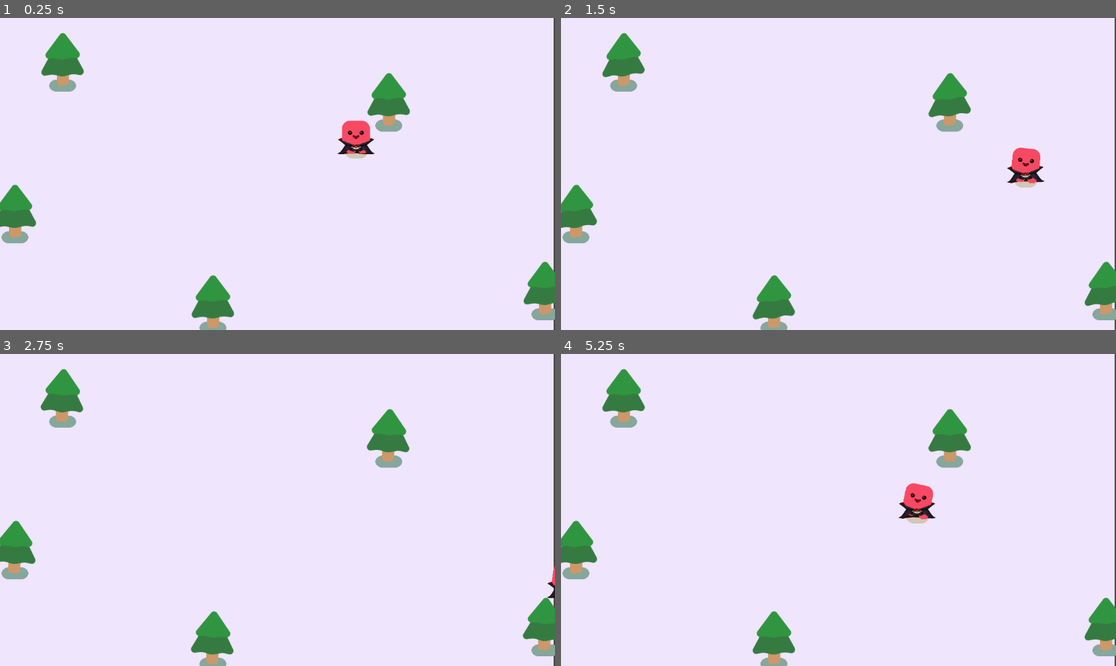
Above: before the commit, frames 1-4 (two rows, left to right).
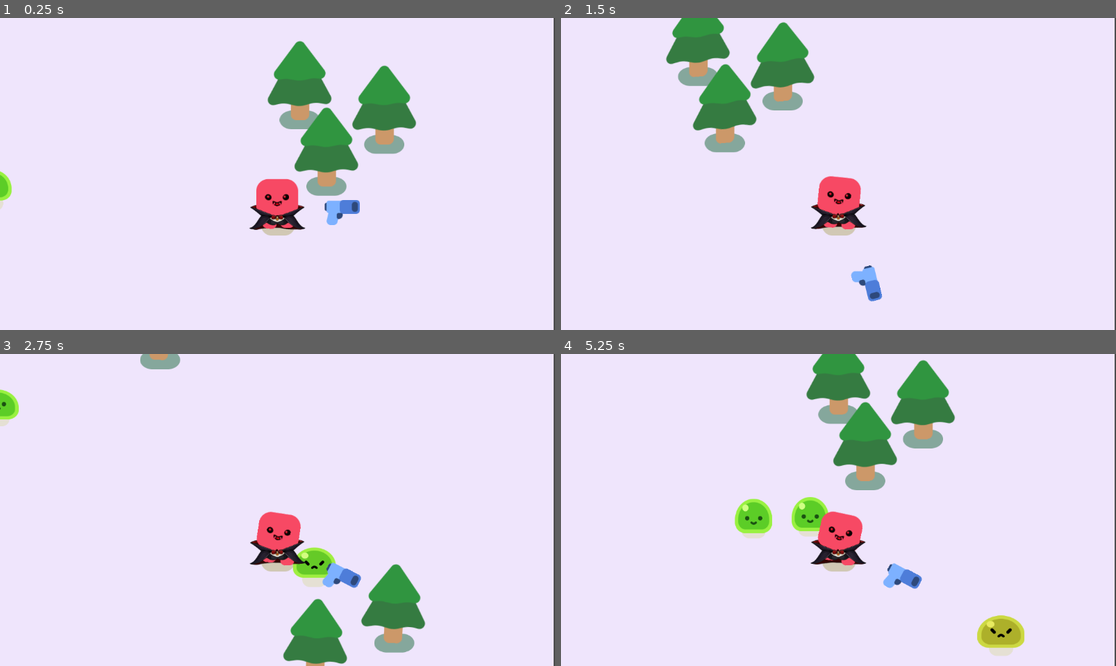
Above: after the commit, the same moments.

Repository: abhishekkr/godot-samples
Game: Godot game, scene res://world/levels/level_01.tscn
Two runs of this game, one before a commit and one after it. Both use one fixed random seed, a clock stepped at 60 frames per second and the inputs below.
Inputs:
- Up to frame 1 (0.25 s): no input
- Up to frame 2 (1.5 s): hold D (move_right) 0.53-1.28 s; hold Space (shoot, bound only after the commit) 0.53-1.28 s; hold S (move_down) from 1.28 s (still down); tap Space (shoot, bound only after the commit) at 1.35 s
- Up to frame 3 (2.75 s): release S (move_down) at 2.03 s; hold D (move_right) from 2.03 s (still down); hold Space (shoot, bound only after the commit) from 2.03 s (still down)
- Up to frame 4 (5.25 s): release D (move_right) at 2.78 s; release Space (shoot, bound only after the commit) at 2.78 s; hold W (move_up) 2.78-3.53 s; tap Space (shoot, bound only after the commit) at 2.85, 4.35 s; hold Space (shoot, bound only after the commit) 3.53-4.28 s; hold A (move_left) 3.53-5.03 s; hold S (move_down) from 5.03 s (still down); hold Space (shoot, bound only after the commit) from 5.03 s (still down)

The runs differ from the first frame. In frame 1, 11% of the frame differs, in the area x 0-100%, y 4-100%; in frame 2, 12%; in frame 3, 11%; in frame 4, 14%, in the area x 0-100%, y 0-100%.

Commit message:
[gdquest-2d-vampire-survival] gun shooting enemies with bullets and enemy health and animations
Signed-off-by: AbhishekKr <abhikumar163@gmail.com>

Diff:
--- a/gdquest-vampire2d/project.godot
+++ b/gdquest-vampire2d/project.godot
@@ -42,8 +42,18 @@
 }
 shoot={
 "deadzone": 0.2,
-"events": []
+"events": [Object(InputEventKey,"resource_local_to_scene":false,"resource_name":"","device":-1,"window_id":0,"alt_pressed":false,"shift_pressed":false,"ctrl_pressed":false,"meta_pressed":false,"pressed":false,"keycode":0,"physical_keycode":32,"key_label":0,"unicode":32,"location":0,"echo":false,"script":null)
+, Object(InputEventMouseButton,"resource_local_to_scene":false,"resource_name":"","device":-1,"window_id":0,"alt_pressed":false,"shift_pressed":false,"ctrl_pressed":false,"meta_pressed":false,"button_mask":0,"position":Vector2(0, 0),"global_position":Vector2(0, 0),"factor":1.0,"button_index":1,"canceled":false,"pressed":false,"double_click":false,"script":null)
+]
 }
+
+[layer_names]
+
+2d_physics/layer_1="WORLD"
+2d_physics/layer_2="THINGS"
+2d_physics/layer_3="PLAYER"
+2d_physics/layer_4="ENEMY"
+2d_physics/layer_5="BULLET"
 
 [physics]
 
--- /dev/null
+++ b/gdquest-vampire2d/world/characters/enemy.gd
@@ -0,0 +1,42 @@
+extends CharacterBody2D
+
+@export var SPEED: float = 100.0
+
+@onready var player = get_node_or_null("/root/Level01/YSortEnabled/Player")
+@onready var slime = $Slime
+@onready var death_timer = $Timer
+
+var direction: Vector2
+var is_enemy_hurt: bool = false
+var is_enemy_dead: bool = false
+var hearts: int = 3
+
+
+func _ready() -> void:
+	slime.play_walk()
+
+
+func _physics_process(_delta: float) -> void:
+	if player == null or is_enemy_dead or is_enemy_hurt:
+		return
+	direction = global_position.direction_to(player.global_position)
+	velocity = direction * SPEED
+	move_and_slide()
+
+
+func got_hit() -> void:
+	is_enemy_hurt = true
+	if hearts < 1:
+		is_enemy_dead = true
+	else:
+		hearts -= 1
+	slime.play_hurt()
+	death_timer.start()
+
+
+func _on_timer_timeout() -> void:
+	if is_enemy_dead:
+		queue_free()
+	else:
+		is_enemy_hurt = false
+		slime.play_walk()
--- a/gdquest-vampire2d/world/characters/enemy.tscn
+++ b/gdquest-vampire2d/world/characters/enemy.tscn
@@ -1,11 +1,15 @@
 [gd_scene format=3 uid="uid://w1pq1sk4i2b7"]
 
+[ext_resource type="Script" uid="uid://b5fx8uy8ejr6t" path="res://world/characters/enemy.gd" id="1_e8x5d"]
 [ext_resource type="PackedScene" uid="uid://ogik4s70pgwl" path="res://world/characters/slime/slime.tscn" id="1_wa0eo"]
 
 [sub_resource type="CircleShape2D" id="CircleShape2D_nhupr"]
 radius = 56.008926
 
 [node name="Enemy" type="CharacterBody2D" unique_id=1666772872]
+collision_layer = 8
+collision_mask = 7
+script = ExtResource("1_e8x5d")
 metadata/_edit_group_ = true
 
 [node name="Slime" parent="." unique_id=2008890567 instance=ExtResource("1_wa0eo")]
@@ -13,3 +17,7 @@
 [node name="CollisionShape2D" type="CollisionShape2D" parent="." unique_id=830304265]
 position = Vector2(1, -28)
 shape = SubResource("CircleShape2D_nhupr")
+
+[node name="Timer" type="Timer" parent="." unique_id=836722152]
+
+[connection signal="timeout" from="Timer" to="." method="_on_timer_timeout"]
--- a/gdquest-vampire2d/world/characters/player.gd
+++ b/gdquest-vampire2d/world/characters/player.gd
@@ -8,7 +8,7 @@
 	player_body.play_idle_animation()
 
 
-func _physics_process(delta: float) -> void:
+func _physics_process(_delta: float) -> void:
 	var direction := Input.get_vector("move_left", "move_right", "move_up", "move_down")
 	if direction:
 		velocity = direction * SPEED
--- a/gdquest-vampire2d/world/characters/player.tscn
+++ b/gdquest-vampire2d/world/characters/player.tscn
@@ -2,13 +2,15 @@
 
 [ext_resource type="Script" uid="uid://bq1qsgtgkdhcr" path="res://world/characters/player.gd" id="1_3eadt"]
 [ext_resource type="PackedScene" uid="uid://bg0x323xq7wr8" path="res://world/characters/happy_boo/happy_boo.tscn" id="1_dnjla"]
+[ext_resource type="PackedScene" uid="uid://xdh1q6t6t8gs" path="res://world/things/weapon.tscn" id="3_oy1nb"]
 
 [sub_resource type="RectangleShape2D" id="RectangleShape2D_3eadt"]
 size = Vector2(68, 22)
 
 [node name="Player" type="CharacterBody2D" unique_id=1330950280]
+collision_layer = 4
+collision_mask = 11
 script = ExtResource("1_3eadt")
-metadata/_edit_group_ = true
 
 [node name="HappyBoo" parent="." unique_id=1091727253 instance=ExtResource("1_dnjla")]
 unique_name_in_owner = true
@@ -16,3 +18,9 @@
 [node name="CollisionShape2D" type="CollisionShape2D" parent="." unique_id=1741490339]
 position = Vector2(0, -5)
 shape = SubResource("RectangleShape2D_3eadt")
+
+[node name="Camera2D" type="Camera2D" parent="." unique_id=1319208773]
+position = Vector2(-1, -101)
+zoom = Vector2(1.5, 1.5)
+
+[node name="Weapon" parent="." unique_id=923757073 instance=ExtResource("3_oy1nb")]
--- a/gdquest-vampire2d/world/characters/slime/slime.tscn
+++ b/gdquest-vampire2d/world/characters/slime/slime.tscn
@@ -73,6 +73,7 @@
 [sub_resource type="Animation" id="Animation_lu163"]
 resource_name = "hurt"
 length = 0.2
+loop_mode = 1
 tracks/0/type = "value"
 tracks/0/imported = false
 tracks/0/enabled = true
--- a/gdquest-vampire2d/world/levels/level_01.tscn
+++ b/gdquest-vampire2d/world/levels/level_01.tscn
@@ -1,12 +1,16 @@
 [gd_scene format=3 uid="uid://b54vqvila2xo5"]
 
 [ext_resource type="PackedScene" uid="uid://cknnvipy6b700" path="res://world/characters/player.tscn" id="1_u1r6w"]
-[ext_resource type="PackedScene" uid="uid://bvig63vsqkh8i" path="res://world/tree.tscn" id="2_kknfh"]
+[ext_resource type="PackedScene" uid="uid://bvig63vsqkh8i" path="res://world/things/tree.tscn" id="2_kknfh"]
+[ext_resource type="PackedScene" uid="uid://w1pq1sk4i2b7" path="res://world/characters/enemy.tscn" id="3_g1vex"]
 
 [node name="Level01" type="Node2D" unique_id=885971997]
 
-[node name="ColorRect" type="ColorRect" parent="." unique_id=65930781]
-z_index = -5
+[node name="BGLayer" type="CanvasLayer" parent="." unique_id=1424685385]
+layer = -10
+
+[node name="ColorRect" type="ColorRect" parent="BGLayer" unique_id=65930781]
+z_index = -100
 offset_right = 1149.0
 offset_bottom = 648.0
 color = Color(0.9384257, 0.89793384, 0.98654443, 1)
@@ -21,22 +25,64 @@
 [node name="TREES" type="Node2D" parent="YSortEnabled" unique_id=740677150]
 y_sort_enabled = true
 
-[node name="Tree" parent="YSortEnabled/TREES" unique_id=1605381444 instance=ExtResource("2_kknfh")]
+[node name="Tree-TL1" parent="YSortEnabled/TREES" unique_id=1605381444 instance=ExtResource("2_kknfh")]
 position = Vector2(130, 121)
 scale = Vector2(0.75, 0.75)
 
-[node name="Tree2" parent="YSortEnabled/TREES" unique_id=1594815567 instance=ExtResource("2_kknfh")]
+[node name="Tree-TL2" parent="YSortEnabled/TREES" unique_id=369443775 instance=ExtResource("2_kknfh")]
+position = Vector2(75, 50.000008)
+scale = Vector2(0.75, 0.75)
+
+[node name="Tree-TL3" parent="YSortEnabled/TREES" unique_id=1289887260 instance=ExtResource("2_kknfh")]
+position = Vector2(34, 145)
+scale = Vector2(0.75, 0.75)
+
+[node name="Tree-BR1" parent="YSortEnabled/TREES" unique_id=1594815567 instance=ExtResource("2_kknfh")]
 position = Vector2(1131, 596)
 scale = Vector2(0.75, 0.75)
 
-[node name="Tree3" parent="YSortEnabled/TREES" unique_id=2030883401 instance=ExtResource("2_kknfh")]
+[node name="Tree-BR2" parent="YSortEnabled/TREES" unique_id=1633870308 instance=ExtResource("2_kknfh")]
+position = Vector2(1023, 644)
+scale = Vector2(0.75, 0.75)
+
+[node name="Tree-TR1" parent="YSortEnabled/TREES" unique_id=2030883401 instance=ExtResource("2_kknfh")]
 position = Vector2(807, 204)
 scale = Vector2(0.75, 0.75)
 
-[node name="Tree4" parent="YSortEnabled/TREES" unique_id=831091936 instance=ExtResource("2_kknfh")]
+[node name="Tree-TR2" parent="YSortEnabled/TREES" unique_id=1816960495 instance=ExtResource("2_kknfh")]
+position = Vector2(887.00006, 146)
+scale = Vector2(0.75, 0.75)
+
+[node name="Tree-TR3" parent="YSortEnabled/TREES" unique_id=2080896154 instance=ExtResource("2_kknfh")]
+position = Vector2(770.00006, 112)
+scale = Vector2(0.75, 0.75)
+
+[node name="Tree-ML1" parent="YSortEnabled/TREES" unique_id=831091936 instance=ExtResource("2_kknfh")]
 position = Vector2(31, 436)
 scale = Vector2(0.75, 0.75)
 
-[node name="Tree5" parent="YSortEnabled/TREES" unique_id=473094058 instance=ExtResource("2_kknfh")]
+[node name="Tree-ML2" parent="YSortEnabled/TREES" unique_id=1686577869 instance=ExtResource("2_kknfh")]
+position = Vector2(12.000002, 306.00003)
+scale = Vector2(0.75, 0.75)
+
+[node name="Tree-BM1" parent="YSortEnabled/TREES" unique_id=473094058 instance=ExtResource("2_kknfh")]
 position = Vector2(442, 624)
 scale = Vector2(0.75, 0.75)
+
+[node name="Tree-BM2" parent="YSortEnabled/TREES" unique_id=1188755367 instance=ExtResource("2_kknfh")]
+position = Vector2(361.00003, 659)
+scale = Vector2(0.75, 0.75)
+
+[node name="Mobs" type="Node2D" parent="YSortEnabled" unique_id=1523013663]
+
+[node name="Enemy" parent="YSortEnabled/Mobs" unique_id=1666772872 instance=ExtResource("3_g1vex")]
+position = Vector2(318, 245)
+scale = Vector2(0.5, 0.5)
+
+[node name="Enemy2" parent="YSortEnabled/Mobs" unique_id=2139287184 instance=ExtResource("3_g1vex")]
+position = Vector2(137, 244)
+scale = Vector2(0.5, 0.5)
+
+[node name="Enemy3" parent="YSortEnabled/Mobs" unique_id=1228058912 instance=ExtResource("3_g1vex")]
+position = Vector2(1089, 661)
+scale = Vector2(0.5, 0.5)
--- /dev/null
+++ b/gdquest-vampire2d/world/things/bullet_projectile.gd
@@ -0,0 +1,21 @@
+extends Area2D
+
+@onready var direction = Vector2.RIGHT.rotated(rotation)
+
+const SPEED: float = 1000
+const MAX_DISTANCE: float = 600
+
+var travelled_distance: float = 0.0
+
+func _physics_process(delta: float) -> void:
+	var new_distance = SPEED * delta
+	position += direction * new_distance
+	travelled_distance += new_distance
+	if travelled_distance > MAX_DISTANCE:
+		queue_free()
+
+
+func _on_body_entered(body: Node2D) -> void:
+	if body.has_method("got_hit"):
+		body.got_hit()
+	queue_free()
--- /dev/null
+++ b/gdquest-vampire2d/world/things/bullet_projectile.tscn
@@ -0,0 +1,23 @@
+[gd_scene format=3 uid="uid://cnvleltbcev05"]
+
+[ext_resource type="Texture2D" uid="uid://cyxmfrd5wlftc" path="res://assets/pistol/projectile.png" id="1_qog7o"]
+[ext_resource type="Script" uid="uid://ckylcuujfn46v" path="res://world/things/bullet_projectile.gd" id="1_snrlg"]
+
+[sub_resource type="CircleShape2D" id="CircleShape2D_snrlg"]
+radius = 15.033297
+
+[node name="BulletProjectile" type="Area2D" unique_id=895983982]
+top_level = true
+collision_layer = 16
+collision_mask = 10
+script = ExtResource("1_snrlg")
+
+[node name="Projectile" type="Sprite2D" parent="." unique_id=1936148827]
+position = Vector2(-11, -1)
+texture = ExtResource("1_qog7o")
+
+[node name="CollisionShape2D" type="CollisionShape2D" parent="." unique_id=712100251]
+shape = SubResource("CircleShape2D_snrlg")
+debug_color = Color(0.59156907, 0.43304002, 0.86481684, 0.41960785)
+
+[connection signal="body_entered" from="." to="." method="_on_body_entered"]
--- a/gdquest-vampire2d/world/tree.tscn
+++ b/gdquest-vampire2d/world/things/tree.tscn
@@ -69,6 +69,8 @@
 size = Vector2(32, 26)
 
 [node name="Tree" type="StaticBody2D" unique_id=1605381444]
+collision_layer = 3
+collision_mask = 15
 
 [node name="GroundShadow" type="Sprite2D" parent="." unique_id=1310448989]
 modulate = Color(0.5226205, 0.65361786, 0.61307424, 1)
--- /dev/null
+++ b/gdquest-vampire2d/world/things/weapon.gd
@@ -0,0 +1,23 @@
+extends Area2D
+
+
+@onready var bullet = preload("res://world/things/bullet_projectile.tscn")
+@onready var barrel_marker = %BarrelMarker
+
+func _physics_process(_delta: float) -> void:
+	var bodies_in_range = get_overlapping_bodies()
+	if bodies_in_range.size() > 0:
+		var first_body = bodies_in_range.front()
+		look_at(first_body.global_position)
+
+
+func _input(event: InputEvent) -> void:
+	if event.is_action_pressed("shoot"):
+		shoot()
+
+
+func shoot() -> void:
+	var new_bullet = bullet.instantiate()
+	new_bullet.global_position = barrel_marker.global_position
+	new_bullet.global_rotation = barrel_marker.global_rotation
+	add_child(new_bullet)
--- /dev/null
+++ b/gdquest-vampire2d/world/things/weapon.tscn
@@ -0,0 +1,26 @@
+[gd_scene format=3 uid="uid://xdh1q6t6t8gs"]
+
+[ext_resource type="Texture2D" uid="uid://bbpev0s2lfguy" path="res://assets/pistol/pistol.png" id="1_2xaku"]
+[ext_resource type="Script" uid="uid://dvlk42kqj8f0n" path="res://world/things/weapon.gd" id="1_cwh3m"]
+
+[sub_resource type="CircleShape2D" id="CircleShape2D_cwh3m"]
+radius = 458.0011
+
+[node name="Weapon" type="Area2D" unique_id=923757073]
+collision_layer = 4
+collision_mask = 8
+script = ExtResource("1_cwh3m")
+
+[node name="CollisionShape2D" type="CollisionShape2D" parent="." unique_id=634279022]
+shape = SubResource("CircleShape2D_cwh3m")
+debug_color = Color(0.8578223, 0.26643607, 0.6341003, 0.41960785)
+
+[node name="WeaponPivot" type="Marker2D" parent="." unique_id=1799455010]
+
+[node name="Pistol" type="Sprite2D" parent="WeaponPivot" unique_id=277313827]
+position = Vector2(127, -25)
+texture = ExtResource("1_2xaku")
+
+[node name="BarrelMarker" type="Marker2D" parent="WeaponPivot/Pistol" unique_id=391663744]
+unique_name_in_owner = true
+position = Vector2(27, -12)
Not shown, added: gdquest-vampire2d/world/characters/enemy.gd.uid
Not shown, added: gdquest-vampire2d/world/things/bullet_projectile.gd.uid
Not shown, added: gdquest-vampire2d/world/things/weapon.gd.uid
